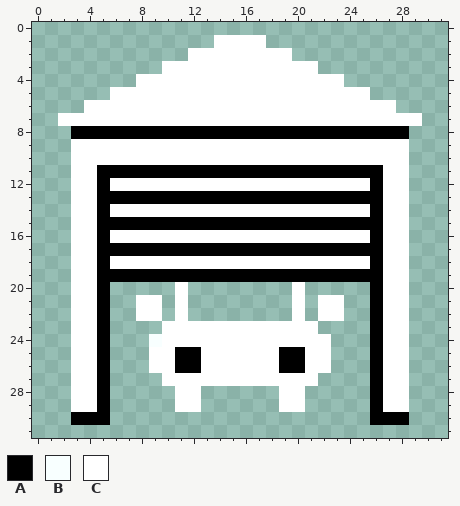
Pixel-art sprite: icons/Garage_Halboffen.png. The picture above is the old version.
The file is 32x32 pixels.
Palette (. is transparent): A #000000  B #f8ffff  C #ffffff
Pixels before, first column x 2:
 1 ............CCCC............
 2 ..........CCCCCCCC..........
 3 ........CCCCCCCCCCCC........
 4 ......CCCCCCCCCCCCCCCC......
 5 ....CCCCCCCCCCCCCCCCCCCC....
 6 ..CCCCCCCCCCCCCCCCCCCCCCCC..
 7 CCCCCCCCCCCCCCCCCCCCCCCCCCCC
 8 .AAAAAAAAAAAAAAAAAAAAAAAAAA.
 9 .CCCCCCCCCCCCCCCCCCCCCCCCCC.
10 .CCCCCCCCCCCCCCCCCCCCCCCCCC.
11 .CCAAAAAAAAAAAAAAAAAAAAAACC.
12 .CCACCCCCCCCCCCCCCCCCCCCACC.
13 .CCAAAAAAAAAAAAAAAAAAAAAACC.
14 .CCACCCCCCCCCCCCCCCCCCCCACC.
15 .CCAAAAAAAAAAAAAAAAAAAAAACC.
16 .CCACCCCCCCCCCCCCCCCCCCCACC.
17 .CCAAAAAAAAAAAAAAAAAAAAAACC.
18 .CCACCCCCCCCCCCCCCCCCCCCACC.
19 .CCAAAAAAAAAAAAAAAAAAAAAACC.
20 .CCA.....C........C.....ACC.
21 .CCA..CC.C........C.CC..ACC.
22 .CCA..CC.C........C.CC..ACC.
23 .CCA....CCCCCCCCCCCC....ACC.
24 .CCA...BCCCCCCCCCCCCC...ACC.
25 .CCA...CCAACCCCCCAACC...ACC.
26 .CCA...CCAACCCCCCAACC...ACC.
27 .CCA....CCCCCCCCCCCC....ACC.
28 .CCA.....CC......CC.....ACC.
29 .CCA.....CC......CC.....ACC.
30 .AAA....................AAA.
After:
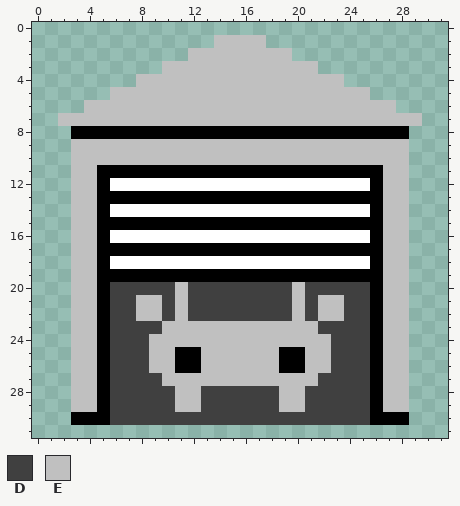
Colours new in this view: D #404040  E #c0c0c0
Difference:
Changed rows in their new state; - is an unchanged pixel.
first column x 2:
 1 ------------EEEE------------
 2 ----------EEEEEEEE----------
 3 --------EEEEEEEEEEEE--------
 4 ------EEEEEEEEEEEEEEEE------
 5 ----EEEEEEEEEEEEEEEEEEEE----
 6 --EEEEEEEEEEEEEEEEEEEEEEEE--
 7 EEEEEEEEEEEEEEEEEEEEEEEEEEEE
 9 -EEEEEEEEEEEEEEEEEEEEEEEEEE-
10 -EEEEEEEEEEEEEEEEEEEEEEEEEE-
11 -EE----------------------EE-
12 -EE----------------------EE-
13 -EE----------------------EE-
14 -EE----------------------EE-
15 -EE----------------------EE-
16 -EE----------------------EE-
17 -EE----------------------EE-
18 -EE----------------------EE-
19 -EE----------------------EE-
20 -EE-DDDDDEDDDDDDDDEDDDDD-EE-
21 -EE-DDEEDEDDDDDDDDEDEEDD-EE-
22 -EE-DDEEDEDDDDDDDDEDEEDD-EE-
23 -EE-DDDDEEEEEEEEEEEEDDDD-EE-
24 -EE-DDDEEEEEEEEEEEEEEDDD-EE-
25 -EE-DDDEE--EEEEEE--EEDDD-EE-
26 -EE-DDDEE--EEEEEE--EEDDD-EE-
27 -EE-DDDDEEEEEEEEEEEEDDDD-EE-
28 -EE-DDDDDEEDDDDDDEEDDDDD-EE-
29 -EE-DDDDDEEDDDDDDEEDDDDD-EE-
30 ----DDDDDDDDDDDDDDDDDDDD----
Boxes around the changes in both pictures, in picture pixels (x1, y1, x2, y2):
changed: (58, 35, 422, 425)
